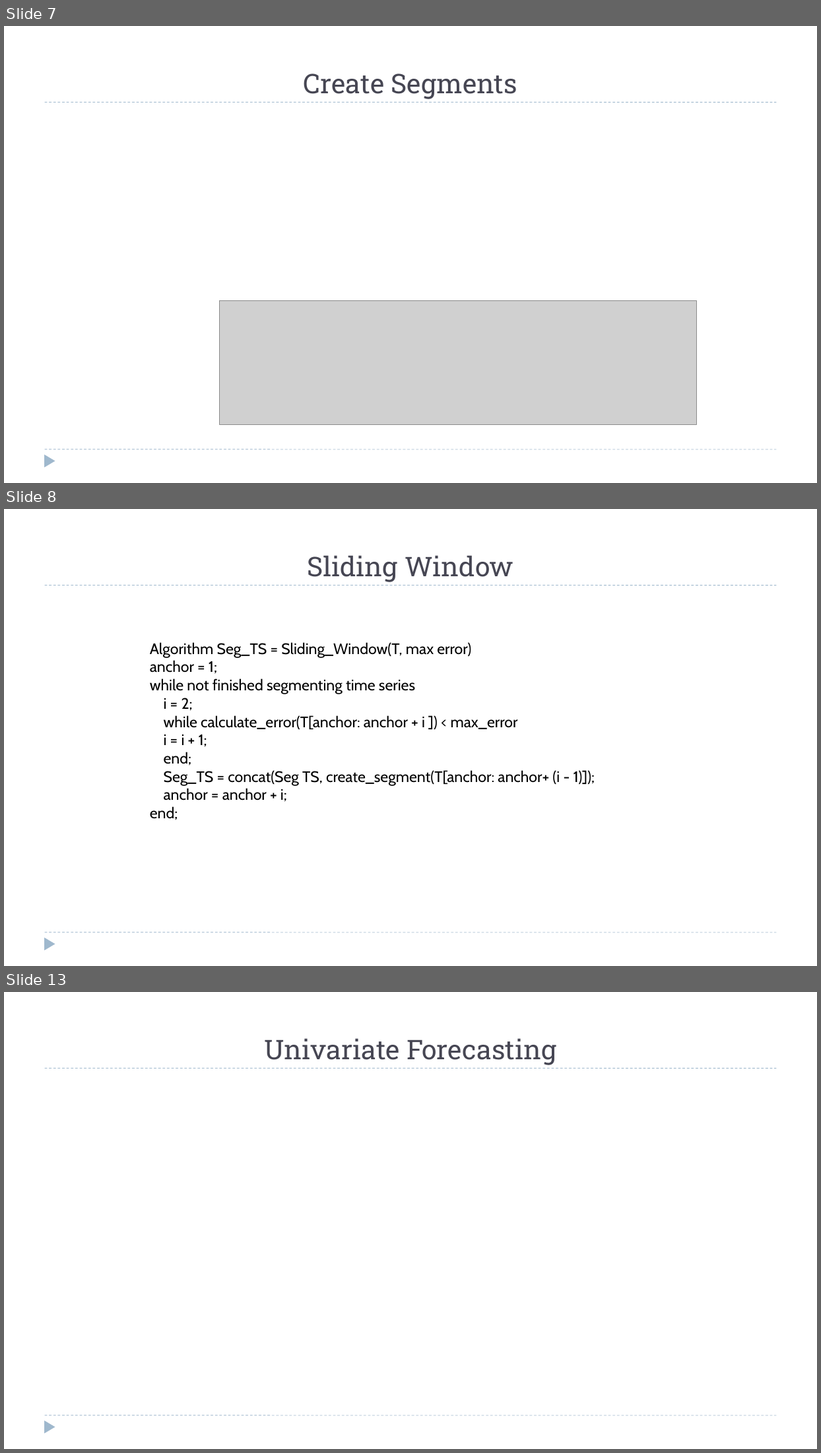
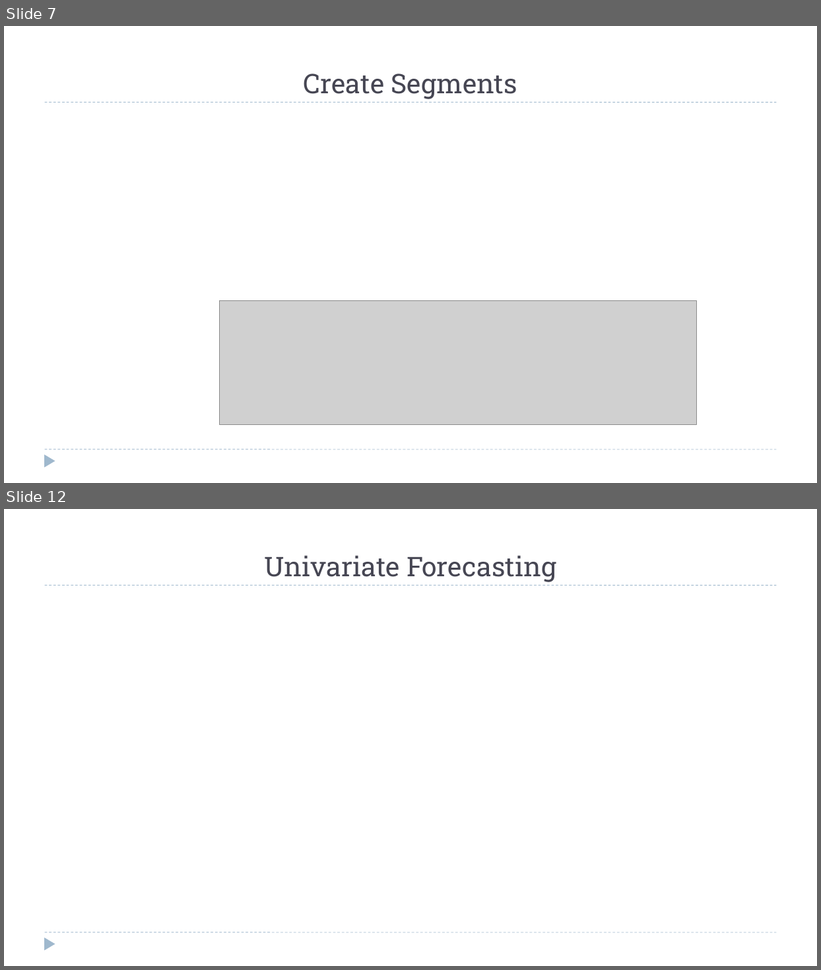
Before and after one commit to zixiaojindao/time-series-survey, a slide deck: slide/tsdm.pptx. Shown one above the other, each under a label of ours: slides 7, 8 and 13 before the commit, slides 7 and 12 after it; the slides between them are not shown. The pictures are 821x1453 and 821x970 pixels, drawn with LibreOffice and Linux fonts; fonts in the diff are those of the drawing; grey boxes stand for pictures. Boxes give left, top, right and bottom in pixels: in the first picture for what was removed or moved away, otherwise in the second. Text is boxed around its words. In the diff, an @@ line names an element or a change of style, - is before the commit and + after.

```diff
--- a/slide/tsdm.pptx
+++ b/slide/tsdm.pptx
@@ slide 8 removed at (4, 509, 817, 966), background #FFFFFF; not listed: 3 template elements that a slide beside it also shows @@
@@ title removed at (307, 555, 514, 582) @@
-Sliding Window
@@ text removed at (150, 642, 595, 820) @@
-Algorithm Seg_TS = Sliding_Window(T, max error)
-anchor = 1;
-while not finished segmenting time series
-i = 2;
-while calculate_error(T[anchor: anchor + i ]) < max_error
-i = i + 1;
-end;
-Seg_TS = concat(Seg TS, create_segment(T[anchor: anchor+ (i - 1)]);
-anchor = anchor + i;
-end;
@@ what was slide 13 is now slide 12 @@
```
Also in this commit, not shown: 4 slides changed, 1 slide added, 1 other slide removed.
